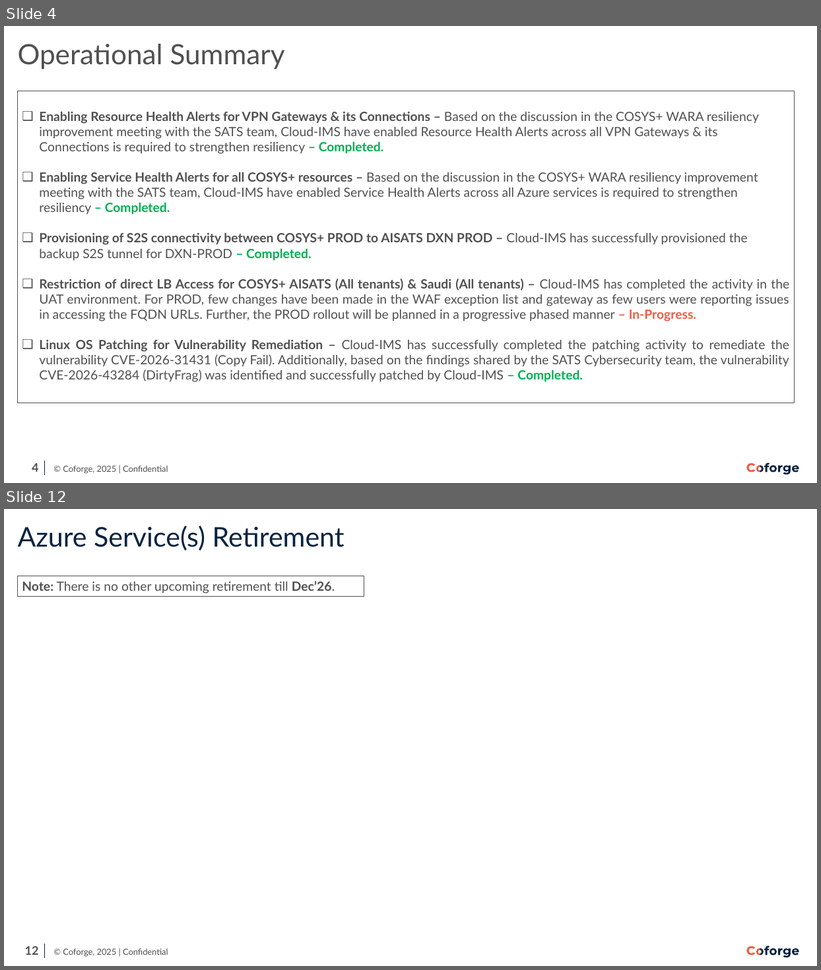
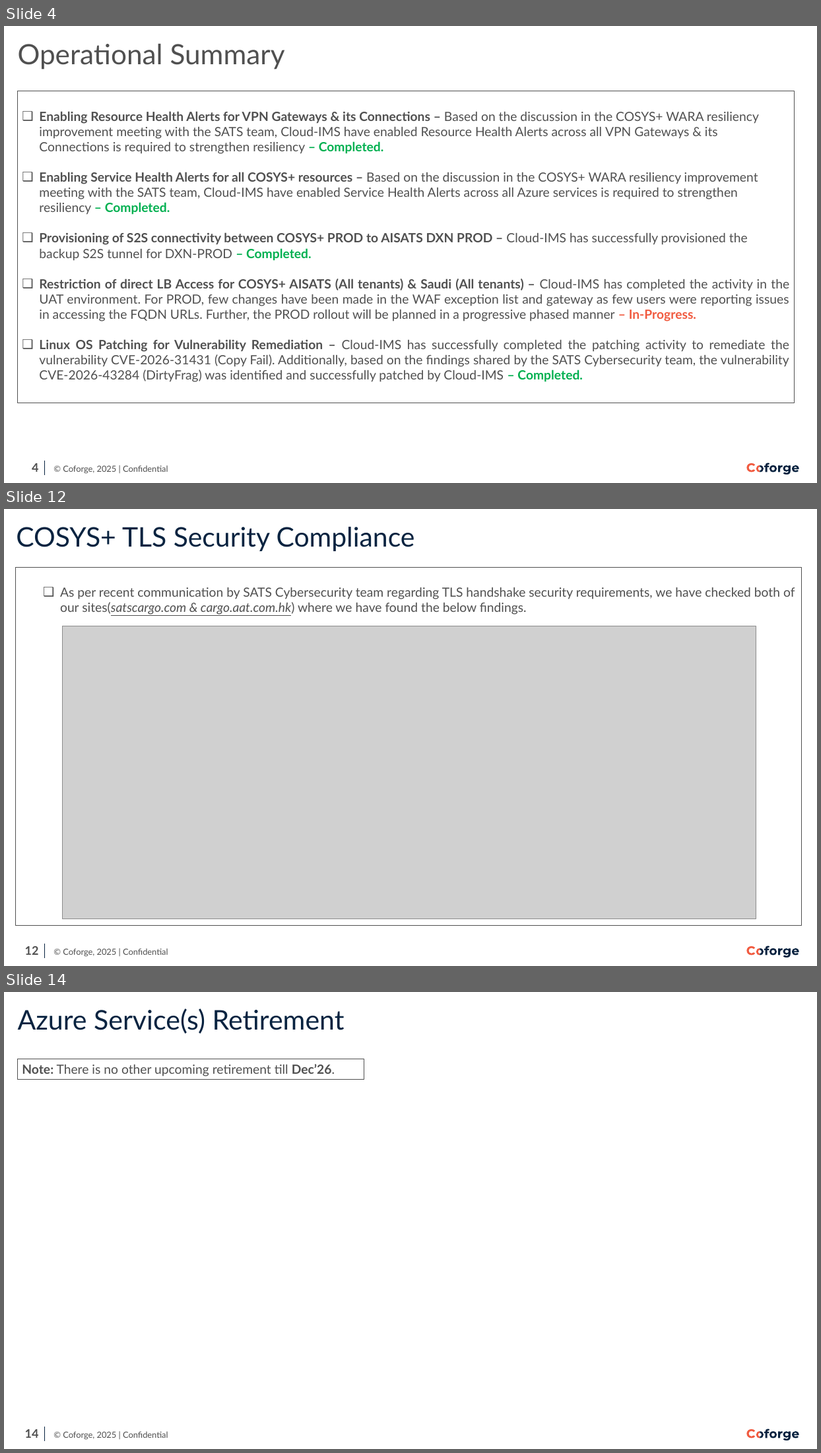
Before and after one commit to Ashu-tosh-Padhi/AshutoshPortfolio, a slide deck: SATS_Bi-Monthly Infra Review_June'26.pptx. Shown one above the other, each under a label of ours: slides 4 and 12 before the commit, slides 4, 12 and 14 after it; the slides between them are not shown. The pictures are 821x970 and 821x1453 pixels, drawn with LibreOffice and Linux fonts; fonts in the diff are those of the drawing; grey boxes stand for pictures; background and template pictures are left out. Boxes give left, top, right and bottom in pixels: in the first picture for what was removed or moved away, otherwise in the second. Text is boxed around its words. In the diff, an @@ line names an element or a change of style, - is before the commit and + after.

```diff
--- a/SATS_Bi-Monthly Infra Review_June'26.pptx
+++ b/SATS_Bi-Monthly Infra Review_June'26.pptx
@@ slide 12 added at <box>4,509,817,966</box>, background #FFFFFF; not listed: 11 template elements that a slide beside it also shows @@
@@ title added at <box>16,527,415,551</box>, 42.5 pt, text #082340 @@
+COSYS+ TLS Security Compliance
@@ rectangle added at <box>15,567,801,925</box>, outline #505050 1 pt, 20 pt, text #505050 @@
+  ❑ As per recent communication by SATS Cybersecurity team regarding TLS handshake security requirements, we have checked both of our sites(satscargo.com & cargo.aat.com.hk) where we have found the below findings.
@@ picture added at <box>62,626,755,920</box> @@
@@ what was slide 12 is now slide 14 @@
@@ page number at <box>25,1430,39,1438</box>: text changed @@
-12
+14
```
Also in this commit, not shown: 7 slides changed, 3 other slides added, 2 slides removed.
